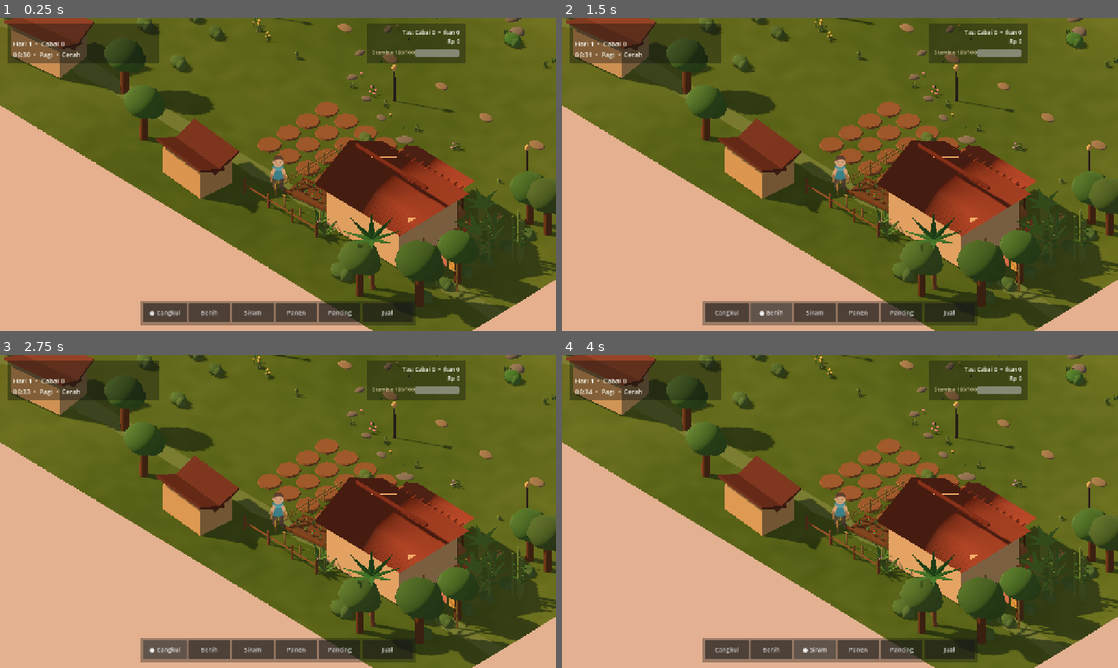
Above: before the commit, frames 1-4 (two rows, left to right).
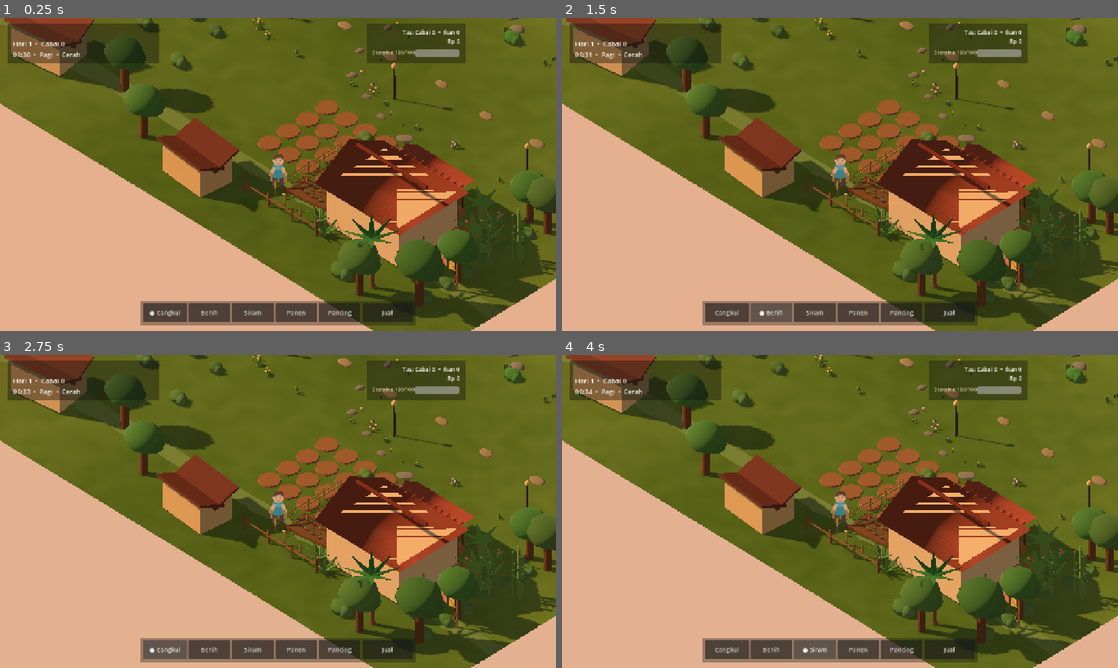
Above: after the commit, the same moments.

Repository: eneft/Lembah-sari
Game: Godot game, scene res://scenes/Main.tscn
Two runs of this game, one before a commit and one after it. Both use one fixed random seed, a clock stepped at 60 frames per second and the inputs below.
Inputs:
- Up to frame 1 (0.25 s): no input
- Up to frame 2 (1.5 s): click "● Cangkul" at 0.5 s; click "Benih" at 1.25 s
- Up to frame 3 (2.75 s): click "Cangkul" at 2 s
- Up to frame 4 (4 s): click "Siram" at 2.75 s; click "● Siram" at 3.5 s

The runs differ from the first frame. In frame 1, 5.9% of the frame differs, in the area x 0-100%, y 0-100%; in frame 2, 5.9%; in frame 3, 5.9%; in frame 4, 5.9%.

Commit message:
feat(2.5d): map movement to fixed isometric camera

Diff:
--- a/scripts/player.gd
+++ b/scripts/player.gd
@@ -11,6 +11,7 @@
 @export var gravity: float = 18.0
 
 @onready var visual: Node3D = $Visual
+@onready var visual_sprite: Sprite3D = $Visual/BodySprite
 @onready var camera: Camera3D = $CameraRig/Camera3D
 
 var mobile_input: Vector2 = Vector2.ZERO
@@ -20,7 +21,9 @@
 
 func _ready() -> void:
 	add_to_group("player")
-	camera.look_at(global_position + Vector3(0, 1.0, 0), Vector3.UP)
+	# Fixed orthographic 3/4 camera: the camera follows the player spatially but
+	# keeps one art-approved viewing angle, like a 2.5D farming game.
+	camera.look_at(global_position + Vector3(0, 0.9, 0), Vector3.UP)
 	tool_changed.emit(selected_tool)
 
 func _physics_process(delta: float) -> void:
@@ -38,7 +41,14 @@
 	mobile_input = _read_mobile_joystick()
 	var input_vec: Vector2 = mobile_input if mobile_input.length() > 0.05 else desktop
 
-	var direction: Vector3 = Vector3(input_vec.x, 0.0, input_vec.y)
+	# Convert screen-space input into movement relative to the fixed isometric camera.
+	var camera_forward: Vector3 = -camera.global_transform.basis.z
+	camera_forward.y = 0.0
+	camera_forward = camera_forward.normalized()
+	var camera_right: Vector3 = camera.global_transform.basis.x
+	camera_right.y = 0.0
+	camera_right = camera_right.normalized()
+	var direction: Vector3 = camera_right * input_vec.x + camera_forward * -input_vec.y
 	if direction.length() > 1.0:
 		direction = direction.normalized()
 
@@ -59,7 +69,9 @@
 
 	if direction.length() > 0.1:
 		facing = direction.normalized()
-		visual.rotation.y = lerp_angle(visual.rotation.y, atan2(facing.x, facing.z), 10.0 * delta)
+		# Keep the illustrated sprite camera-facing; only mirror it for direction.
+		if absf(input_vec.x) > 0.08:
+			visual_sprite.flip_h = input_vec.x < 0.0
 
 	move_and_slide()
 
